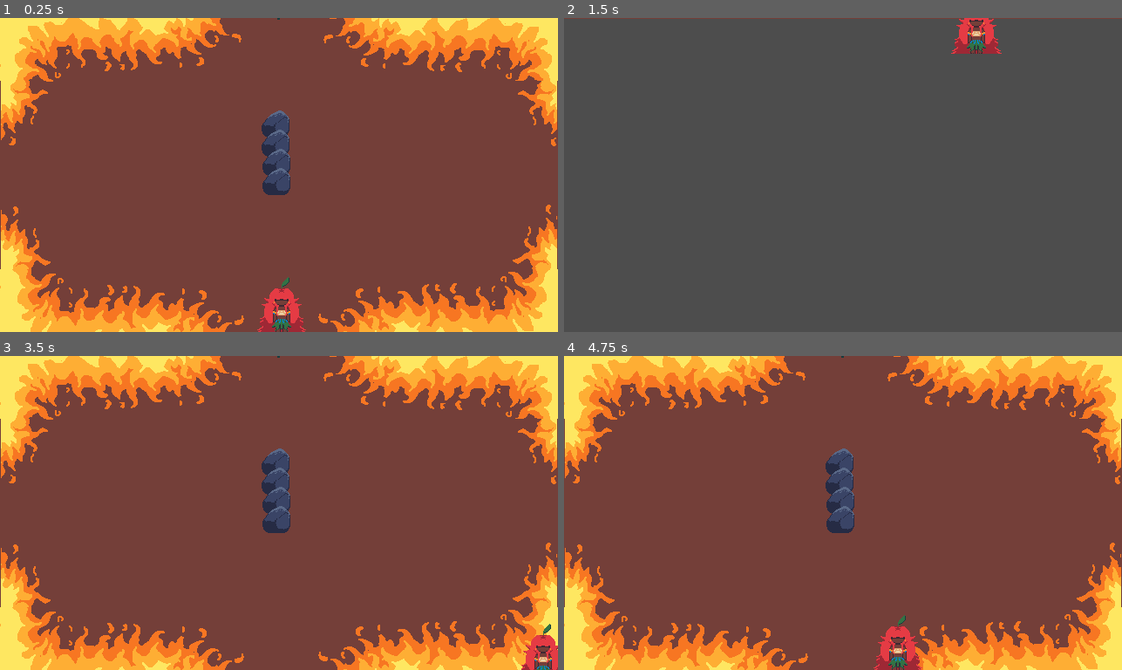
Above: before the commit, frames 1-4 (two rows, left to right).
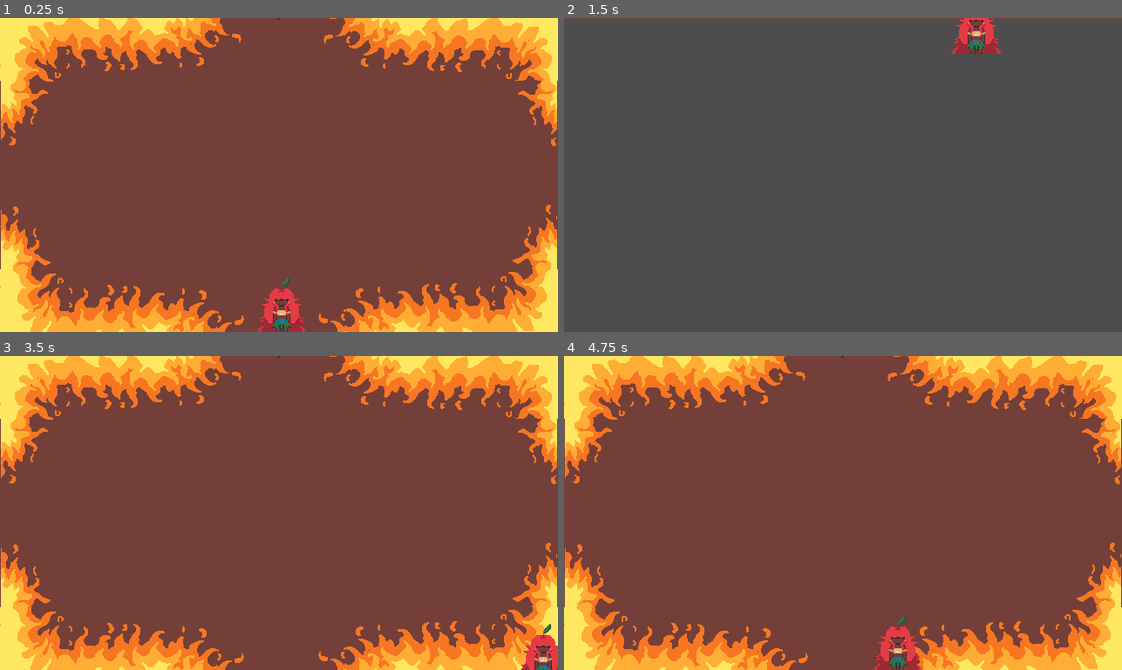
Above: after the commit, the same moments.

Repository: SamuelMTL/AmazonProject
Game: Godot game, scene res://scenes/dungeon.tscn
Same seed, same stepped clock (60 frames per second), same inputs: the game is played once before the commit and once after it. This scene is started directly instead of the project's main scene.
Inputs:
- Up to frame 1 (0.25 s): no input
- Up to frame 2 (1.5 s): hold Right (ui_right) 0.53-1.28 s; hold Down (ui_down) from 1.28 s (still down)
- Up to frame 3 (3.5 s): release Down (ui_down) at 2.03 s; hold Right (ui_right) 2.03-2.78 s; hold Up (ui_up) from 2.78 s (still down)
- Up to frame 4 (4.75 s): release Up (ui_up) at 3.53 s; hold Left (ui_left) from 3.53 s (still down)

The runs differ from the first frame. In frame 1, 1.2% of the frame differs, in the area x 46-53%, y 29-57%; in frame 2, nothing differs; in frame 3, 1.2%; in frame 4, 1.2%.

Commit message:
fiz a primeira sala da dungeon ser diferente das outras

Diff:
--- /dev/null
+++ b/amazonproject/scenes/dungeon_room_first.tscn
@@ -0,0 +1,221 @@
+[gd_scene load_steps=25 format=3 uid="uid://dpiunkjiewjd8"]
+
+[ext_resource type="Texture2D" uid="uid://b288f0opj8dkv" path="res://assets/fireAnimationSpriteSheet.png" id="1_j61ej"]
+
+[sub_resource type="AtlasTexture" id="AtlasTexture_y4ugp"]
+atlas = ExtResource("1_j61ej")
+region = Rect2(0, 0, 640, 360)
+
+[sub_resource type="AtlasTexture" id="AtlasTexture_q33ah"]
+atlas = ExtResource("1_j61ej")
+region = Rect2(640, 0, 640, 360)
+
+[sub_resource type="SpriteFrames" id="SpriteFrames_lm1ue"]
+animations = [{
+"frames": [{
+"duration": 1.0,
+"texture": SubResource("AtlasTexture_y4ugp")
+}, {
+"duration": 1.0,
+"texture": SubResource("AtlasTexture_q33ah")
+}],
+"loop": true,
+"name": &"fire_corners",
+"speed": 5.0
+}]
+
+[sub_resource type="AtlasTexture" id="AtlasTexture_830rr"]
+atlas = ExtResource("1_j61ej")
+region = Rect2(1280, 360, 640, 360)
+
+[sub_resource type="AtlasTexture" id="AtlasTexture_gtr8h"]
+atlas = ExtResource("1_j61ej")
+region = Rect2(1920, 360, 640, 360)
+
+[sub_resource type="AtlasTexture" id="AtlasTexture_s44yn"]
+atlas = ExtResource("1_j61ej")
+region = Rect2(0, 360, 640, 360)
+
+[sub_resource type="AtlasTexture" id="AtlasTexture_tlx48"]
+atlas = ExtResource("1_j61ej")
+region = Rect2(640, 360, 640, 360)
+
+[sub_resource type="SpriteFrames" id="SpriteFrames_eykfc"]
+animations = [{
+"frames": [{
+"duration": 1.0,
+"texture": SubResource("AtlasTexture_830rr")
+}, {
+"duration": 1.0,
+"texture": SubResource("AtlasTexture_gtr8h")
+}],
+"loop": true,
+"name": &"topWall_closed",
+"speed": 5.0
+}, {
+"frames": [{
+"duration": 1.0,
+"texture": SubResource("AtlasTexture_s44yn")
+}, {
+"duration": 1.0,
+"texture": SubResource("AtlasTexture_tlx48")
+}],
+"loop": true,
+"name": &"topWall_open",
+"speed": 5.0
+}]
+
+[sub_resource type="AtlasTexture" id="AtlasTexture_awyac"]
+atlas = ExtResource("1_j61ej")
+region = Rect2(1280, 720, 640, 360)
+
+[sub_resource type="AtlasTexture" id="AtlasTexture_j7qua"]
+atlas = ExtResource("1_j61ej")
+region = Rect2(1920, 720, 640, 360)
+
+[sub_resource type="AtlasTexture" id="AtlasTexture_1o0fv"]
+atlas = ExtResource("1_j61ej")
+region = Rect2(0, 720, 640, 360)
+
+[sub_resource type="AtlasTexture" id="AtlasTexture_j53i7"]
+atlas = ExtResource("1_j61ej")
+region = Rect2(640, 720, 640, 360)
+
+[sub_resource type="SpriteFrames" id="SpriteFrames_ttj32"]
+animations = [{
+"frames": [{
+"duration": 1.0,
+"texture": SubResource("AtlasTexture_awyac")
+}, {
+"duration": 1.0,
+"texture": SubResource("AtlasTexture_j7qua")
+}],
+"loop": true,
+"name": &"bottomWall_closed",
+"speed": 5.0
+}, {
+"frames": [{
+"duration": 1.0,
+"texture": SubResource("AtlasTexture_1o0fv")
+}, {
+"duration": 1.0,
+"texture": SubResource("AtlasTexture_j53i7")
+}],
+"loop": true,
+"name": &"bottomWall_open",
+"speed": 5.0
+}]
+
+[sub_resource type="AtlasTexture" id="AtlasTexture_0mv6c"]
+atlas = ExtResource("1_j61ej")
+region = Rect2(1280, 1080, 640, 360)
+
+[sub_resource type="AtlasTexture" id="AtlasTexture_au2pr"]
+atlas = ExtResource("1_j61ej")
+region = Rect2(1920, 1080, 640, 360)
+
+[sub_resource type="AtlasTexture" id="AtlasTexture_hwopi"]
+atlas = ExtResource("1_j61ej")
+region = Rect2(0, 1080, 640, 360)
+
+[sub_resource type="AtlasTexture" id="AtlasTexture_06hr8"]
+atlas = ExtResource("1_j61ej")
+region = Rect2(640, 1080, 640, 360)
+
+[sub_resource type="SpriteFrames" id="SpriteFrames_tgqcq"]
+animations = [{
+"frames": [{
+"duration": 1.0,
+"texture": SubResource("AtlasTexture_0mv6c")
+}, {
+"duration": 1.0,
+"texture": SubResource("AtlasTexture_au2pr")
+}],
+"loop": true,
+"name": &"leftWall_closed",
+"speed": 5.0
+}, {
+"frames": [{
+"duration": 1.0,
+"texture": SubResource("AtlasTexture_hwopi")
+}, {
+"duration": 1.0,
+"texture": SubResource("AtlasTexture_06hr8")
+}],
+"loop": true,
+"name": &"leftWall_open",
+"speed": 5.0
+}]
+
+[sub_resource type="AtlasTexture" id="AtlasTexture_q1qci"]
+atlas = ExtResource("1_j61ej")
+region = Rect2(1280, 1440, 640, 360)
+
+[sub_resource type="AtlasTexture" id="AtlasTexture_w62eg"]
+atlas = ExtResource("1_j61ej")
+region = Rect2(1920, 1440, 640, 360)
+
+[sub_resource type="AtlasTexture" id="AtlasTexture_t0yi4"]
+atlas = ExtResource("1_j61ej")
+region = Rect2(0, 1440, 640, 360)
+
+[sub_resource type="AtlasTexture" id="AtlasTexture_gmk68"]
+atlas = ExtResource("1_j61ej")
+region = Rect2(640, 1440, 640, 360)
+
+[sub_resource type="SpriteFrames" id="SpriteFrames_vwdfu"]
+animations = [{
+"frames": [{
+"duration": 1.0,
+"texture": SubResource("AtlasTexture_q1qci")
+}, {
+"duration": 1.0,
+"texture": SubResource("AtlasTexture_w62eg")
+}],
+"loop": true,
+"name": &"rightWall_closed",
+"speed": 5.0
+}, {
+"frames": [{
+"duration": 1.0,
+"texture": SubResource("AtlasTexture_t0yi4")
+}, {
+"duration": 1.0,
+"texture": SubResource("AtlasTexture_gmk68")
+}],
+"loop": true,
+"name": &"rightWall_open",
+"speed": 5.0
+}]
+
+[node name="dungeon_room_first" type="Node2D"]
+
+[node name="ColorRect" type="ColorRect" parent="."]
+offset_right = 643.0
+offset_bottom = 361.0
+color = Color(0.454902, 0.247059, 0.223529, 1)
+
+[node name="FireWallCorners" type="AnimatedSprite2D" parent="."]
+position = Vector2(320, 180)
+sprite_frames = SubResource("SpriteFrames_lm1ue")
+animation = &"fire_corners"
+
+[node name="FireWallTop" type="AnimatedSprite2D" parent="."]
+position = Vector2(320, 180)
+sprite_frames = SubResource("SpriteFrames_eykfc")
+animation = &"topWall_closed"
+
+[node name="FireWallBottom" type="AnimatedSprite2D" parent="."]
+position = Vector2(320, 180)
+sprite_frames = SubResource("SpriteFrames_ttj32")
+animation = &"bottomWall_closed"
+
+[node name="FireWallLeft" type="AnimatedSprite2D" parent="."]
+position = Vector2(321, 180)
+sprite_frames = SubResource("SpriteFrames_tgqcq")
+animation = &"leftWall_closed"
+
+[node name="FireWallRight" type="AnimatedSprite2D" parent="."]
+position = Vector2(320, 180)
+sprite_frames = SubResource("SpriteFrames_vwdfu")
+animation = &"rightWall_closed"
--- a/amazonproject/scripts/dungeon_generator.gd
+++ b/amazonproject/scripts/dungeon_generator.gd
@@ -2,10 +2,10 @@
 
 var dungeon_size = Vector2(5, 5)
 var dungeon_layout = [] #isso aqui vai armazenar o layout criado
-var max_rooms = 10
 var directions = [Vector2.UP, Vector2.DOWN, Vector2.LEFT, Vector2.RIGHT]
 
 var room_scene = preload("res://scenes/dungeon_room_1.tscn")
+var first_room_scene = preload("res://scenes/dungeon_room_first.tscn")
 
 func _ready():
 	generate_dungeon()
@@ -22,32 +22,38 @@
 		print(row_data)
 
 	# garantindo a entrada da dungeon no lugar q eu quero
-	dungeon_layout[4][2] = 1
+	dungeon_layout[4][2] = 2
 
 func build_dungeon():
 	for row in range(dungeon_size.y):
 		for col in range(dungeon_size.x):
-			if dungeon_layout[row][col] == 1:
-				var room = room_scene.instantiate()
-				add_child(room)
-				room.position = Vector2(col * 640, row * 360)
+			if dungeon_layout[row][col] > 0:
+				var is_first_room = dungeon_layout[row][col] == 2
+				build_room(col, row, is_first_room)
 
-				var x = col
-				var y = row
 
-				#verifica se tem sala do lado
-				var has_top = y > 0 and dungeon_layout[y - 1][x] == 1
-				var has_bottom = y < dungeon_size.y - 1 and dungeon_layout[y + 1][x] == 1
-				var has_left = x > 0 and dungeon_layout[y][x - 1] == 1
-				var has_right = x < dungeon_size.x - 1 and dungeon_layout[y][x + 1] == 1
 
-				room.get_node("FireWallCorners").play("fire_corners")
-				#garante que a porta da entrada esteja aberta
-				if row == 4 and col == 2:
-					room.get_node("FireWallBottom").play("bottomWall_open")
-				else:
-					room.get_node("FireWallBottom").play("bottomWall_open" if has_bottom else "bottomWall_closed")
+func build_room(x, y, is_first_room=false):
+	var room = first_room_scene.instantiate() if is_first_room else room_scene.instantiate()
+	add_child(room)
+	room.position = Vector2(x * 640, y * 360)
 
-				room.get_node("FireWallTop").play("topWall_open" if has_top else "topWall_closed")
-				room.get_node("FireWallLeft").play("leftWall_open" if has_left else "leftWall_closed")
-				room.get_node("FireWallRight").play("rightWall_open" if has_right else "rightWall_closed")
+	var has_top = y > 0 and dungeon_layout[y - 1][x] > 0
+	var has_bottom = y < dungeon_size.y - 1 and dungeon_layout[y + 1][x] > 0
+	var has_left = x > 0 and dungeon_layout[y][x - 1] > 0
+	var has_right = x < dungeon_size.x - 1 and dungeon_layout[y][x + 1] > 0
+
+	room.get_node("FireWallCorners").play("fire_corners")
+
+	if is_first_room:
+		# Configuração específica para a primeira sala
+		room.get_node("FireWallBottom").play("bottomWall_open")
+		room.get_node("FireWallTop").play("topWall_open" if has_top else "topWall_closed")
+		room.get_node("FireWallLeft").play("leftWall_open" if has_left else "leftWall_closed")
+		room.get_node("FireWallRight").play("rightWall_open" if has_right else "rightWall_closed")
+	else:
+		# Configura portas normais
+		room.get_node("FireWallBottom").play("bottomWall_open" if has_bottom else "bottomWall_closed")
+		room.get_node("FireWallTop").play("topWall_open" if has_top else "topWall_closed")
+		room.get_node("FireWallLeft").play("leftWall_open" if has_left else "leftWall_closed")
+		room.get_node("FireWallRight").play("rightWall_open" if has_right else "rightWall_closed")
